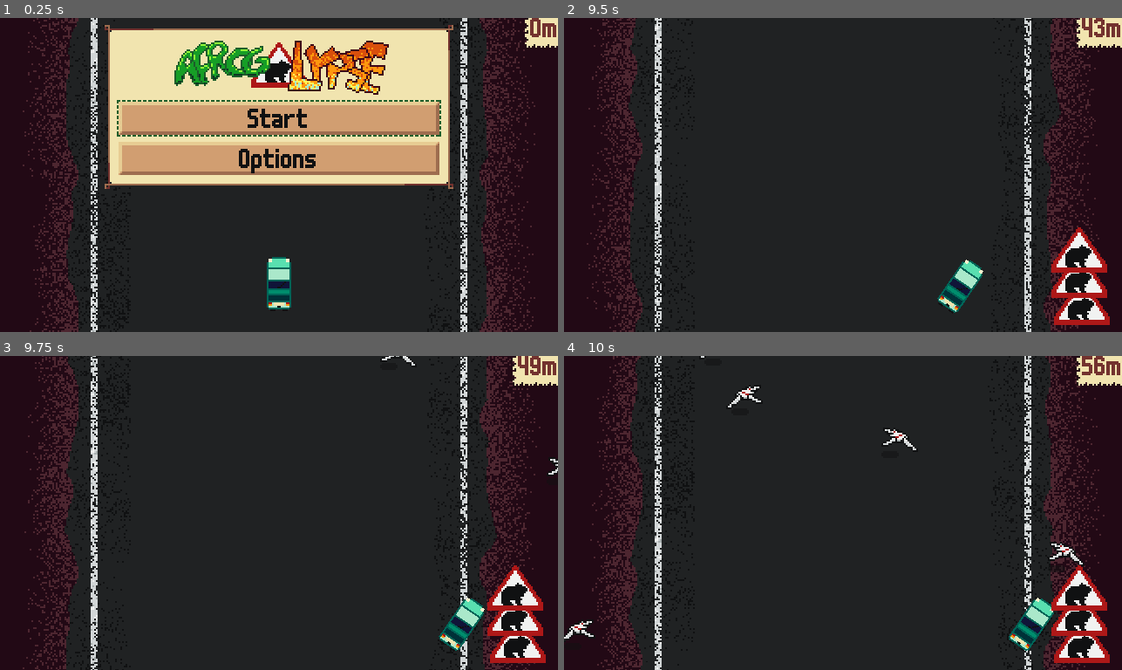
Above: before the commit, frames 1-4 (two rows, left to right).
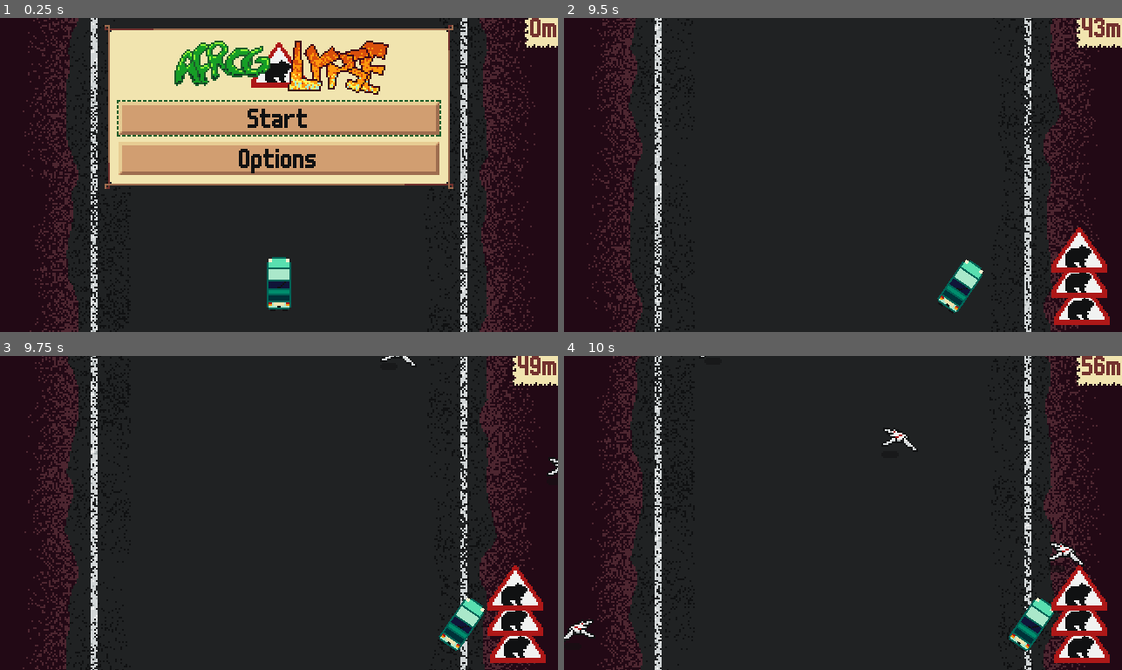
Above: after the commit, the same moments.

Repository: krobbi/afrogalypse
Game: Godot game, scene res://scenes/main/main.tscn
The game is run twice, just before and just after one commit, with the same random seed, the same clock (stepped at 60 frames per second) and the same inputs.
Inputs:
- Up to frame 1 (0.25 s): no input
- Up to frame 2 (9.5 s): click "Start" at 0.5 s; click "Continue" at 1.25 s; click "Continue" at 2 s; tap Enter at 2.75, 4.25 s; hold D (steer_right) 2.78-3.53 s; tap Space (boost) at 2.85, 3.5, 3.6, 4.35, 5, 5.1, 5.85, 6.6, 7.35, 8.1, 8.85 s; hold Shift (brake) 3.53-4.28 s; hold D (steer_right) 4.28-5.78 s; hold A (steer_left) 5.78-7.28 s; hold Shift (brake) 7.28-8.03 s; hold D (steer_right) from 8.03 s (still down)
- Up to frame 3 (9.75 s): keep holding D (steer_right); tap Space (boost) at 9.6 s
- Up to frame 4 (10 s): keep holding D (steer_right)

Frames 1-3 are identical in both runs. In frame 4, 3.2% of the frame differs, in the area x 4-97%, y 0-98%.

Commit message:
Balancing

Diff:
--- a/autoloads/global/global.gd
+++ b/autoloads/global/global.gd
@@ -61,7 +61,7 @@
 
 
 func on_frog_hit() -> void:
-	no_hit_time = 0.0
+	no_hit_time *= 0.6
 	energy_removed.emit()
 
 
--- a/entities/car/car.gd
+++ b/entities/car/car.gd
@@ -16,7 +16,7 @@
 @export var max_speed: float = 250.0
 @export var boost_speed: float = 600.0
 @export var start_acceleration: float = 50.0
-@export var game_acceleration: float = 5.0
+@export var game_acceleration: float = 1.0
 @export var stop_deceleration: float = 200.0
 @export var brake_speed_mul: float = 0.8
 
@@ -44,7 +44,7 @@
 			stopping_state(delta)
 
 	apply_speed()
-	boost_amount = max(boost_amount - 0.2 * delta, 0.0)
+	boost_amount = maxf(boost_amount - 0.2 * delta, 0.0)
 
 	if boost_amount <= 0.0:
 		Global.is_boosting = false
@@ -83,12 +83,12 @@
 			wheel_position = 0.0
 
 	if can_steer and Input.is_action_pressed("brake"):
-		brake_position = min(brake_position + brake_attack * delta, 1.0)
+		brake_position = minf(brake_position + brake_attack * delta, 1.0)
 	else:
-		brake_position = max(brake_position - brake_release * delta, 0.0)
+		brake_position = maxf(brake_position - brake_release * delta, 0.0)
 
 	rotation = wheel_position * (pivot_amount + brake_position * brake_pivot_amount)
-	position.x = clamp(
+	position.x = clampf(
 			position.x
 			+ wheel_position * (turn_amount + brake_position * brake_turn_amount) * delta,
 			56.0, 264.0
@@ -96,7 +96,7 @@
 
 
 func starting_state(delta: float) -> void:
-	target_speed = min(target_speed + start_acceleration * delta, start_speed)
+	target_speed = minf(target_speed + start_acceleration * delta, start_speed)
 	handle_input(delta, true)
 
 	if target_speed >= start_speed and not get_tree().get_first_node_in_group("frogs"):
@@ -104,7 +104,7 @@
 
 
 func game_state(delta: float) -> void:
-	target_speed = min(target_speed + game_acceleration * delta, max_speed)
+	target_speed = minf(target_speed + game_acceleration * delta, max_speed)
 	handle_input(delta, true)
 
 	if Global.no_hit_time < 100.0:
@@ -112,7 +112,7 @@
 
 
 func stopping_state(delta: float) -> void:
-	target_speed = max(target_speed - stop_deceleration * delta, 0.0)
+	target_speed = maxf(target_speed - stop_deceleration * delta, 0.0)
 	handle_input(delta, false)
 
 	if Global.speed <= 0.0:
--- a/scenes/main/main.tscn
+++ b/scenes/main/main.tscn
@@ -33,7 +33,7 @@
 delay = 1.1
 min_count = 1
 max_count = 2
-difficulty_curve = 0.05
+difficulty_curve = 0.04
 
 [node name="BottomRight" type="Marker2D" parent="Entities/LeftFrogSpawner"]
 position = Vector2(44, 180)
@@ -45,7 +45,7 @@
 min_count = 1
 max_count = 2
 spawn_facing = 0
-difficulty_curve = 0.05
+difficulty_curve = 0.04
 
 [node name="BottomRight" type="Marker2D" parent="Entities/RightFrogSpawner"]
 position = Vector2(44, 180)
@@ -54,9 +54,10 @@
 position = Vector2(-48, -64)
 bottom_right = NodePath("BottomRight")
 delay = 0.7
-min_count = 4
+min_count = 2
+max_count = 3
 spawn_facing = 2
-difficulty_curve = 0.1
+difficulty_curve = 0.06
 
 [node name="BottomRight" type="Marker2D" parent="Entities/TopFrogSpawner"]
 position = Vector2(416, 60)
